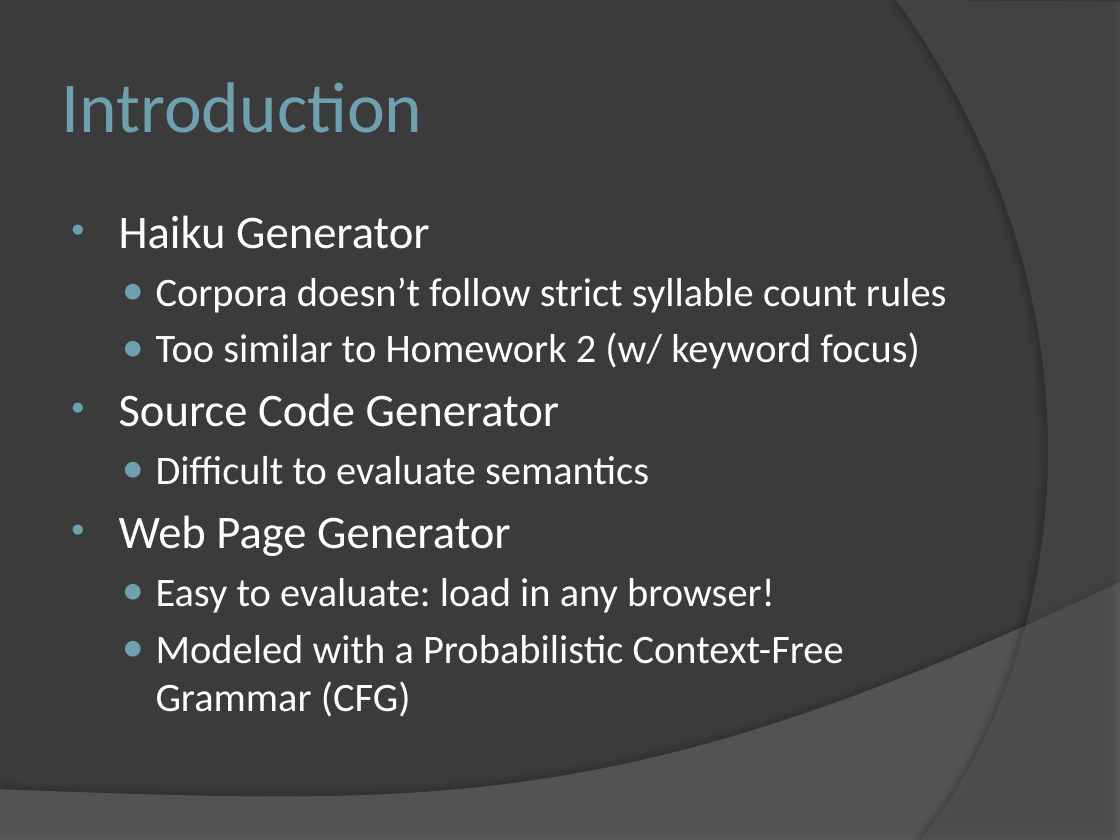
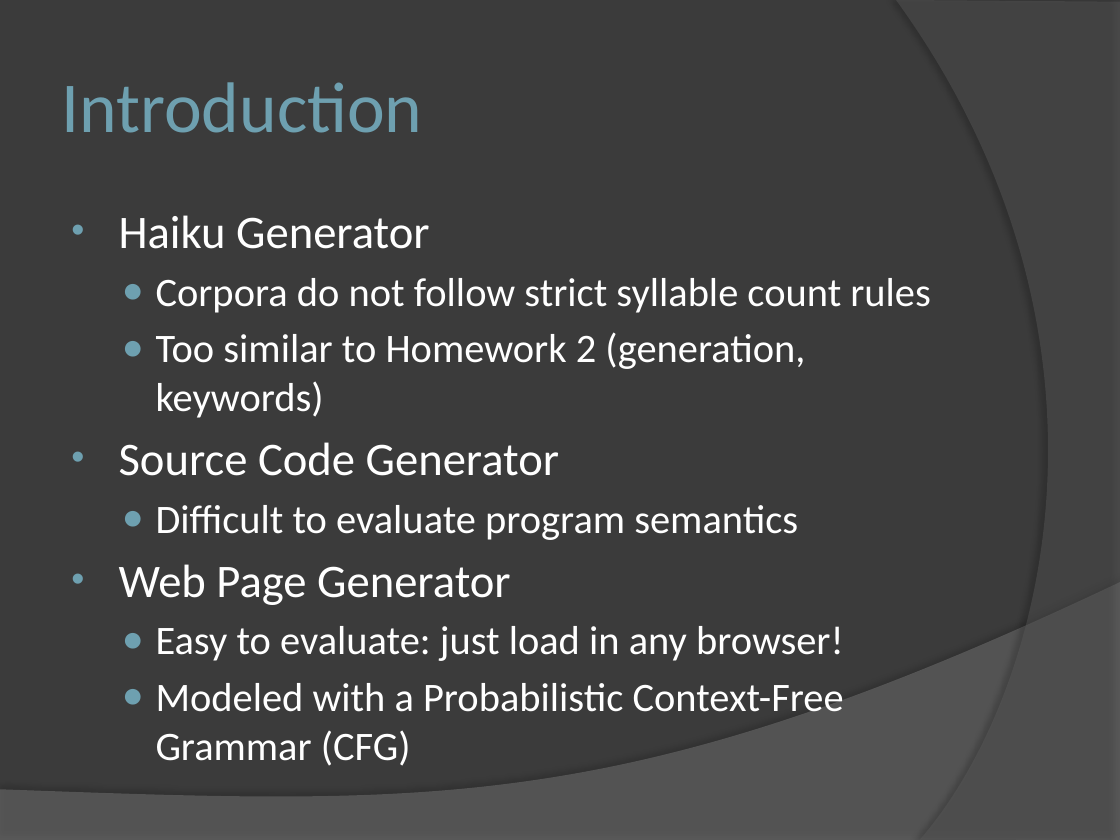
Before and after one commit to s1n/smlp-generator, a slide deck: slide 2 of docs/Machine Language Generation.pptx. Drawn at 1120x840 pixels with LibreOffice and Linux fonts; fonts in the diff are those of the drawing. Boxes give left, top, right and bottom in pixels: in the first picture for what was removed or moved away, otherwise in the second. Text is boxed around its words. In the diff, an @@ line names an element or a change of style, - is before the commit and + after.

```diff
--- a/docs/Machine Language Generation.pptx
+++ b/docs/Machine Language Generation.pptx
@@ text at [156, 278, 931, 418]: text changed @@
-  ● Corpora doesn’t follow strict syllable count rules
-  ● Too similar to Homework 2 (w/ keyword focus)
+  ● Corpora do not follow strict syllable count rules
+  ● Too similar to Homework 2 (generation, keywords)
@@ text at [156, 505, 798, 540]: text changed @@
-  ● Difficult to evaluate semantics
+  ● Difficult to evaluate program semantics
@@ text at [156, 626, 844, 661]: text changed @@
-  ● Easy to evaluate: load in any browser!
+  ● Easy to evaluate: just load in any browser!
```
Also in this commit, not shown: 4 other slides changed, 10 other files.
